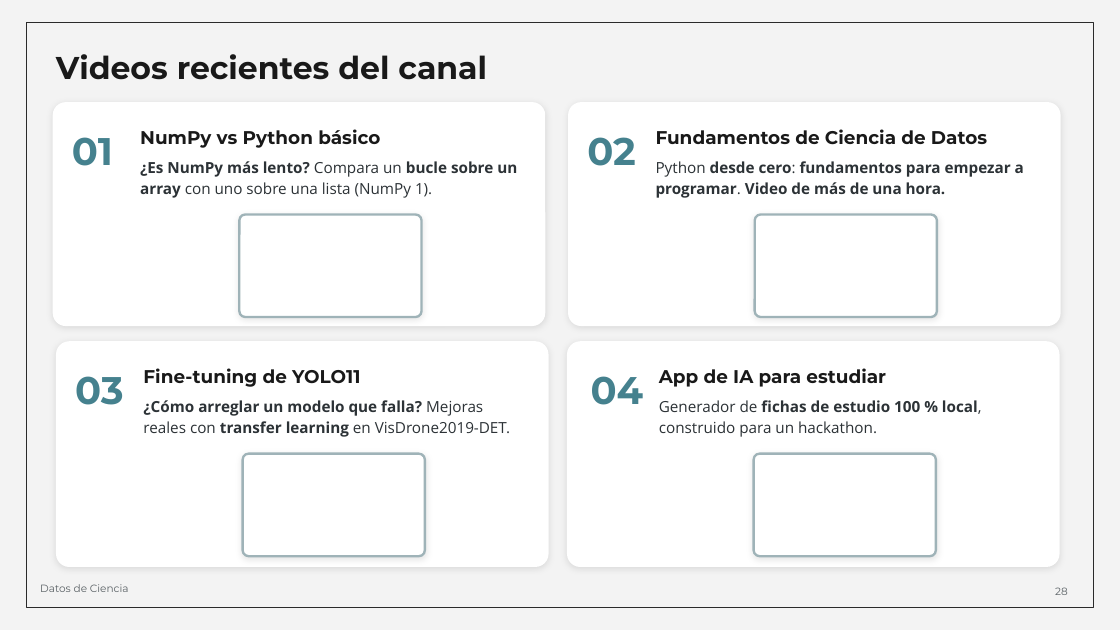
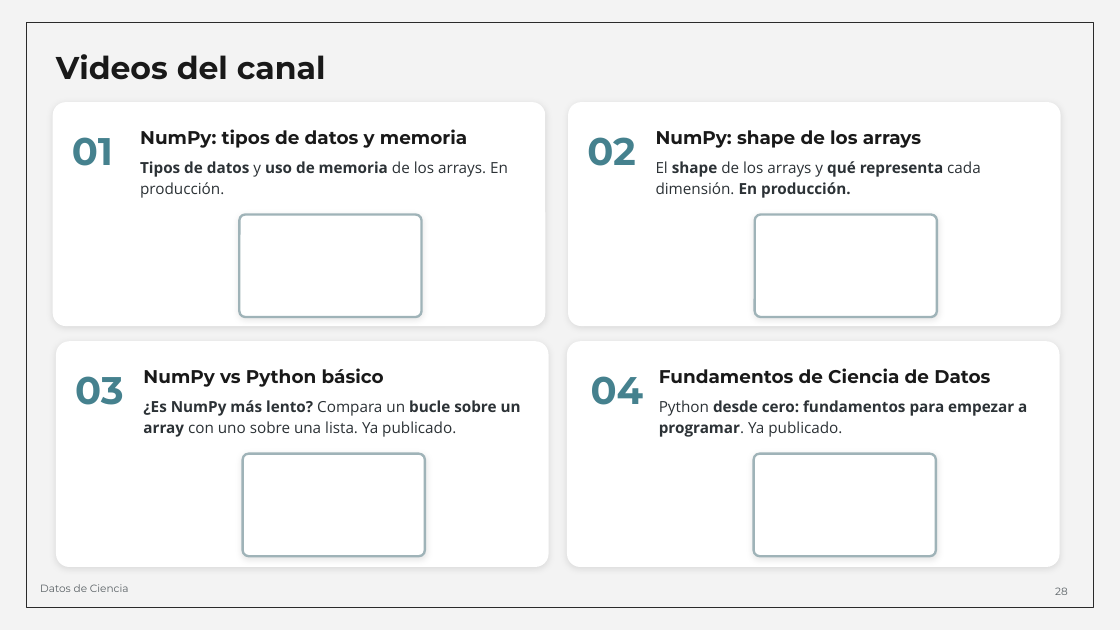
Before and after one commit to Group-of-Solar-Astrophysics/Escuela-Astrofisica-Solar-2026, a slide deck: slide 28 of 01_Material_por_expositor/Juan_Esteban_Agudelo_Ortiz/01_Presentacion/Copiloto_de_Fisica_Solar_Escuela_2026.odp. Drawn at 1120x630 pixels with LibreOffice and Linux fonts; fonts in the diff are those of the drawing. Boxes give left, top, right and bottom in pixels: in the first picture for what was removed or moved away, otherwise in the second. Text is boxed around its words. In the diff, an @@ line names an element or a change of style, - is before the commit and + after.

```diff
--- a/01_Material_por_expositor/Juan_Esteban_Agudelo_Ortiz/01_Presentacion/Copiloto_de_Fisica_Solar_Escuela_2026.odp
+++ b/01_Material_por_expositor/Juan_Esteban_Agudelo_Ortiz/01_Presentacion/Copiloto_de_Fisica_Solar_Escuela_2026.odp
@@ text at (x1=56, y1=54, x2=326, y2=80): text changed @@
-Videos recientes del canal
+Videos del canal
@@ text at (x1=140, y1=129, x2=467, y2=148): text changed @@
-NumPy vs Python básico
+NumPy: tipos de datos y memoria
@@ text at (x1=656, y1=130, x2=921, y2=148): text changed @@
-Fundamentos de Ciencia de Datos
+NumPy: shape de los arrays
@@ text at (x1=140, y1=161, x2=508, y2=198): text changed @@
-¿Es NumPy más lento? Compara un bucle sobre un array con uno sobre una lista (NumPy 1).
+Tipos de datos y uso de memoria de los arrays. En producción.
@@ text at (x1=656, y1=161, x2=981, y2=198): text changed @@
-Python desde cero: fundamentos para empezar a programar. Video de más de una hora.
+El shape de los arrays y qué representa cada dimensión. En producción.
@@ text at (x1=143, y1=368, x2=384, y2=387): text changed @@
-Fine-tuning de YOLO11
+NumPy vs Python básico
@@ text at (x1=659, y1=368, x2=990, y2=384): text changed @@
-App de IA para estudiar
+Fundamentos de Ciencia de Datos
@@ text at (x1=143, y1=400, x2=521, y2=437): text changed; bold off @@
-¿Cómo arreglar un modelo que falla? Mejoras reales con transfer learning en VisDrone2019-DET.
+¿Es NumPy más lento? Compara un bucle sobre un array con uno sobre una lista. Ya publicado.
@@ text at (x1=659, y1=400, x2=1027, y2=437): text changed; bold on @@
-Generador de fichas de estudio 100 % local, construido para un hackathon.
+Python desde cero: fundamentos para empezar a programar. Ya publicado.
```
Also in this commit, not shown: 2 other slides changed, 1 other file.
